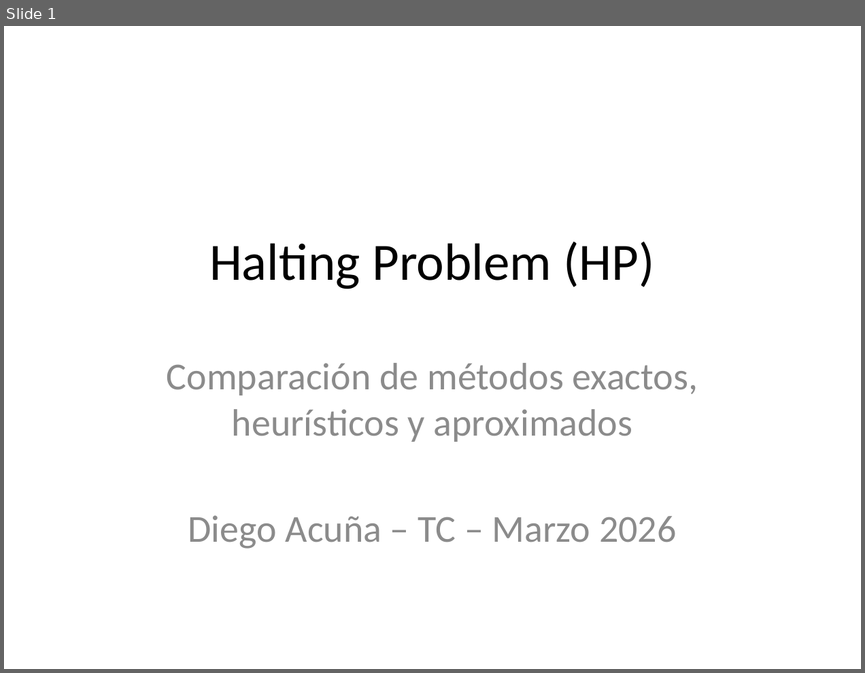
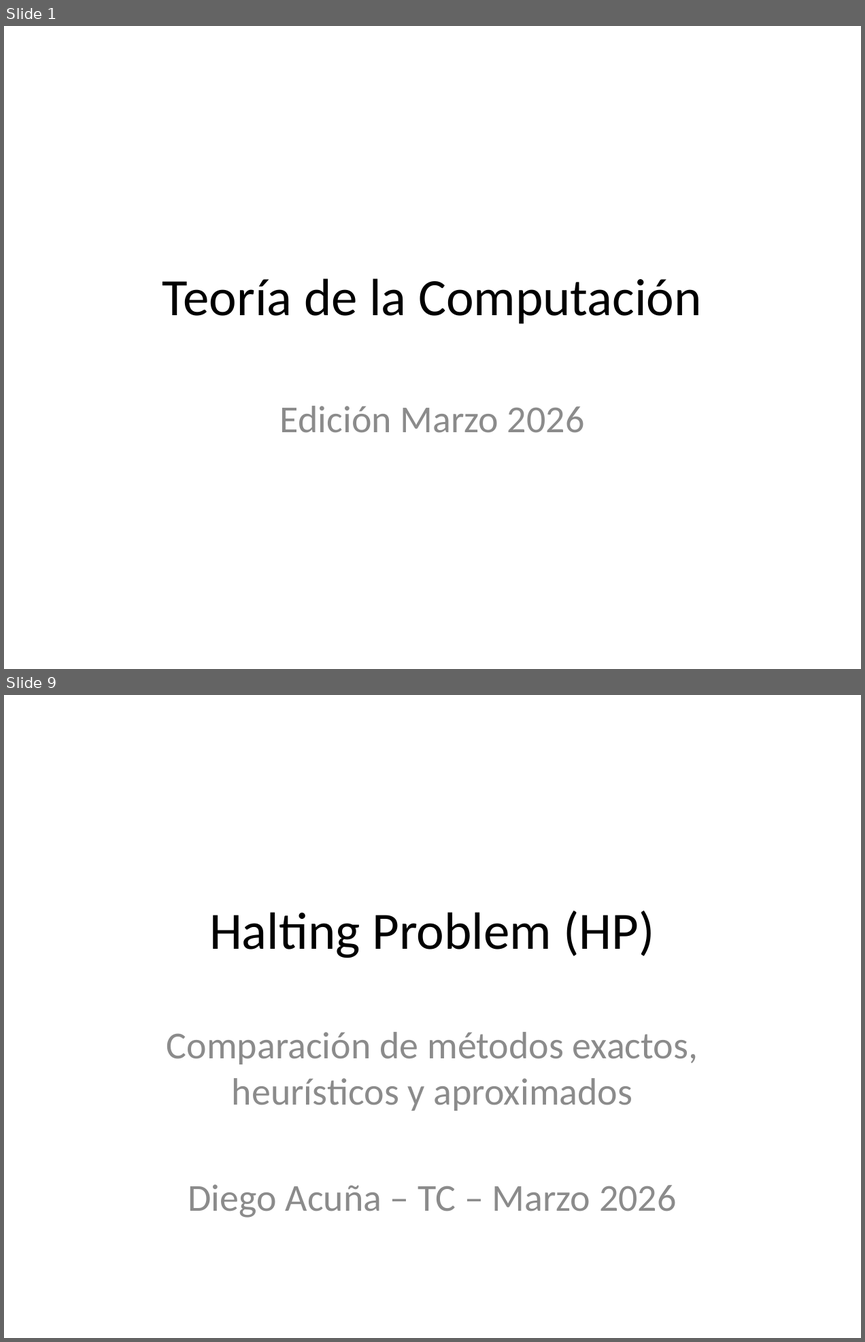
Before and after one commit to diegoacu1234/TC_Marzo26, a slide deck: S01_Intro/01_ProblemasIntroductorios/Diapos.pptx. Shown one above the other, each under a label of ours: slide 1 before the commit, slides 1 and 9 after it; the slides between them are not shown. The pictures are 865x673 and 865x1342 pixels, drawn with LibreOffice and Linux fonts; fonts in the diff are those of the drawing. Boxes give left, top, right and bottom in pixels: in the first picture for what was removed or moved away, otherwise in the second. Text is boxed around its words. In the diff, an @@ line names an element or a change of style, - is before the commit and + after.

```diff
--- a/S01_Intro/01_ProblemasIntroductorios/Diapos.pptx
+++ b/S01_Intro/01_ProblemasIntroductorios/Diapos.pptx
@@ slide 1 added at [4, 26, 861, 669], background #FFFFFF @@
@@ title added at [162, 278, 702, 324], 44 pt, text #000000 @@
+Teoría de la Computación
@@ subtitle added at [280, 405, 585, 433], 32 pt, text #8C8C8C @@
+Edición Marzo 2026
@@ what was slide 1 is now slide 9 @@
```
Also in this commit, not shown: 8 other slides added, 1 other file.
